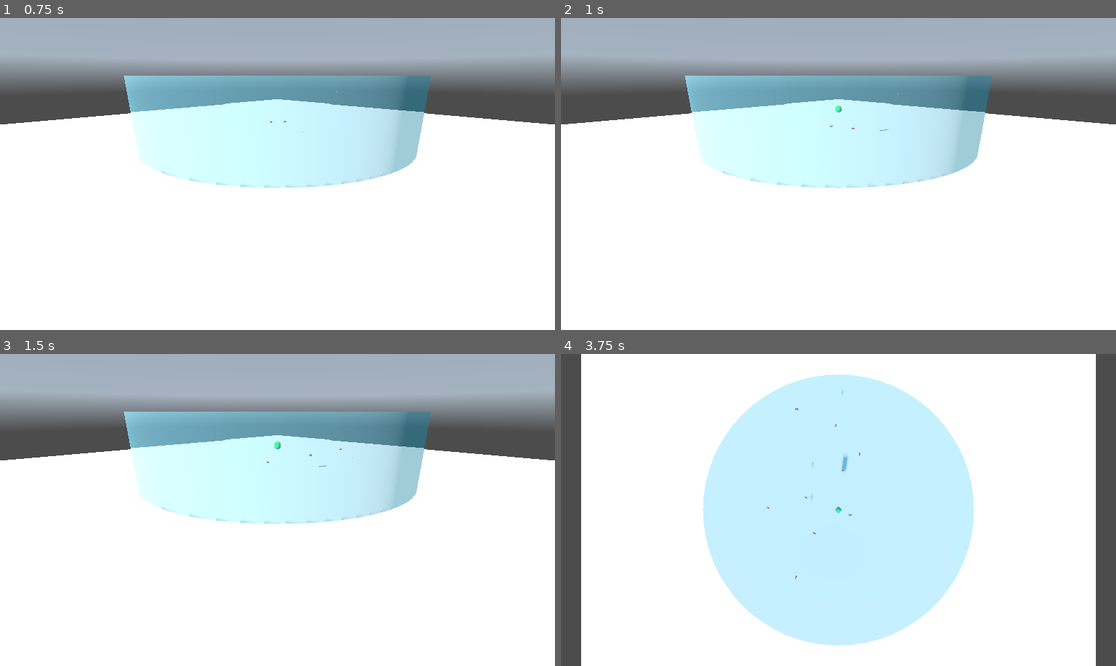
Above: before the commit, frames 1-4 (two rows, left to right).
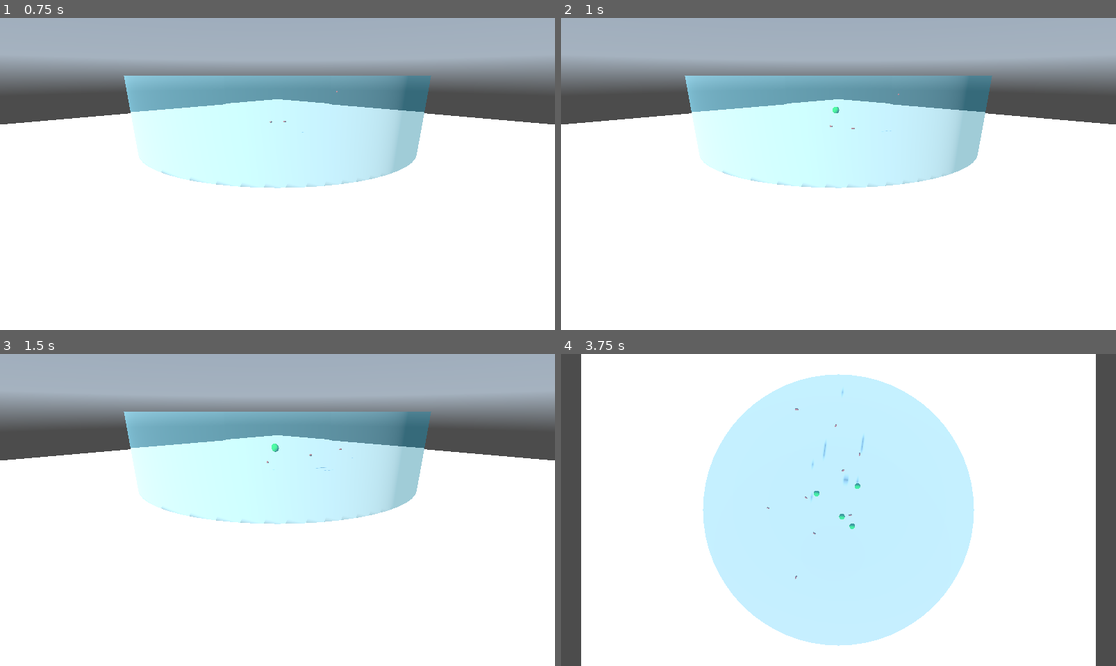
Above: after the commit, the same moments.

Repository: elegaanz/collective-behavior
Game: Godot game, scene res://Main.tscn
Two runs of this game, one before a commit and one after it. Both use one fixed random seed, a clock stepped at 60 frames per second and the inputs below. A sky picture missing from this copy of the repository is replaced by a grey-blue gradient.
Inputs (mouse positions are in pixels of both pictures, inside the frame that each line leads up to):
- Up to frame 1 (0.75 s): tap Enter at 0.5 s; move the mouse to (399, 158) at 0.52 s; tap Z (spawn_fish) at 0.6 s
- Up to frame 2 (1 s): tap A (spawn_food) at 0.8 s
- Up to frame 3 (1.5 s): tap Space at 1.25 s; move the mouse to (166, 525) at 1.27 s; tap A (spawn_food) at 1.35 s
- Up to frame 4 (3.75 s): tap Z (spawn_fish) at 1.55, 2.1, 3.05 s; tap Enter at 2 s; move the mouse to (894, 441) at 2.02 s; tap A (spawn_food) at 2.3, 2.85 s; tap Space at 2.75 s; move the mouse to (810, 572) at 2.77 s; move the mouse to (1005, 556) at 3.52 s; tap C (switch_camera) at 3.6 s

Frame 1 is identical in both runs. In frame 2, less than 0.1% of the frame differs, in the area x 48-60%, y 28-37%; in frame 3, less than 0.1%; in frame 4, 0.2%, in the area x 45-55%, y 26-57%.

Commit message:
square distribution feed

Diff:
--- a/Main.gd
+++ b/Main.gd
@@ -13,18 +13,14 @@
 	pass
 
 const TANK_RADIUS = 2
+
+const FOOD_SPAWN_AREA_SIZE = 1.0  #size of food distribution square
+const FOOD_MASS_PERCENTAGE = 0.0186  # percentage of total fish mass
+var totalFishMass = 0.0 # total fish mass
+
 func _input(event):
-	if event.is_action("spawn_food"):
-		var food = food_scene.instantiate()
-		var camera = get_node("TopCamera")
-		if camera.current:
-			var mouse_pos = get_viewport().get_mouse_position()
-			food.position = camera.project_position(mouse_pos, camera.position.y - 0.5)
-			if (food.position - Vector3(0, 0.5, 0)).length() > TANK_RADIUS:
-				return
-		else:
-			food.position = Vector3(0, 0.5, 0)
-		add_child(food)
+	if event.is_action_released("spawn_food"):
+		spawn_food()
 	if event.is_action("spawn_fish"):
 		var fish = fish_scene.instantiate()
 		var rangle = randf_range(-PI, PI)
@@ -34,6 +30,7 @@
 			sin(rangle) * randf_range(0, 1.8),
 		)
 		add_child(fish)
+		totalFishMass += fish.body_mass
 	if event.is_action_released("switch_camera"):
 		var cam = get_node("Camera3D")
 		var top_cam = get_node("TopCamera")
@@ -41,3 +38,20 @@
 			top_cam.current = true
 		else:
 			cam.current = true
+
+
+func spawn_food():
+	var foodCount = int(totalFishMass * FOOD_MASS_PERCENTAGE / 0.065)
+	print(totalFishMass)
+	print(foodCount)
+	if foodCount == 0:
+		var food = food_scene.instantiate()
+		food.position = Vector3(randf_range(-FOOD_SPAWN_AREA_SIZE / 2, FOOD_SPAWN_AREA_SIZE / 2), 0.5, randf_range(-FOOD_SPAWN_AREA_SIZE / 2, FOOD_SPAWN_AREA_SIZE / 2))
+		add_child(food)
+		totalFishMass += food.weight
+	else :
+		for _i in range(floor(foodCount)):
+			var food = food_scene.instantiate()
+			food.position = Vector3(randf_range(-FOOD_SPAWN_AREA_SIZE / 2, FOOD_SPAWN_AREA_SIZE / 2), 0.5, randf_range(-FOOD_SPAWN_AREA_SIZE / 2, FOOD_SPAWN_AREA_SIZE / 2))
+			add_child(food)
+			totalFishMass += food.weight
